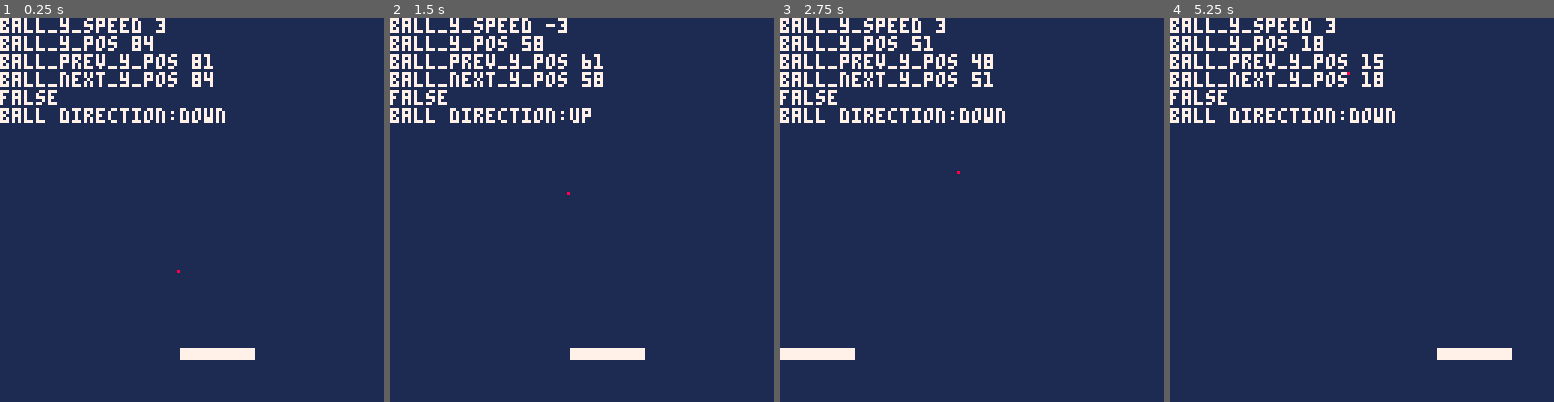
Above: before the commit, frames 1-4 (left to right).
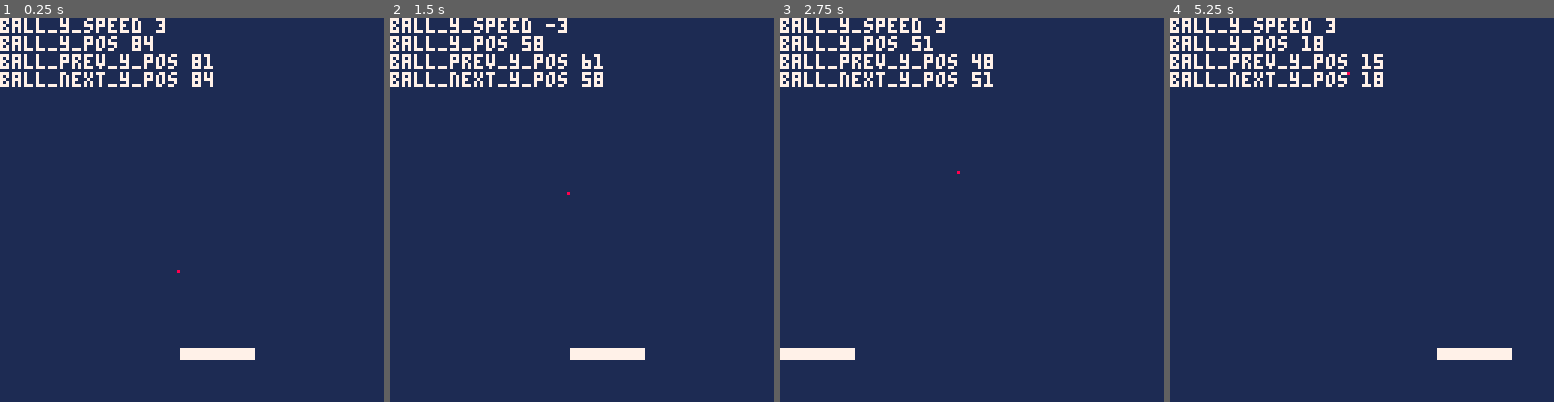
Above: after the commit, the same moments.

Repository: Mackeriah/Breakout-tutorial
Game: PICO-8 cartridge breakout/breakout.p8
Same seed, same stepped clock (60 frames per second), same inputs: the game is played once before the commit and once after it.
Inputs:
- Up to frame 1 (0.25 s): no input
- Up to frame 2 (1.5 s): no input
- Up to frame 3 (2.75 s): hold Left 1.97-2.37 s
- Up to frame 4 (5.25 s): hold Right 2.87-3.53 s; hold Right 4.13-4.53 s; hold Left from 5.13 s (still down)

The runs differ from the first frame. In frame 1, 1.3% of the frame differs, in the area x 0-59%, y 18-28%; in frame 2, 1.2%; in frame 3, 1.3%; in frame 4, 1.3%.

Commit message:
Update breakout.p8
added some comments to screen bounce, hoping to use this approach for the paddle too

Diff:
--- a/breakout/breakout.p8
+++ b/breakout/breakout.p8
@@ -29,7 +29,9 @@
 end
 
 function _update() -- runs every frame
+
 	-- determine next x and y positions for ball
+	-- can probably add to collision function but leave here for now
 	ball_next_x_pos = ball_x_pos + ball_x_speed
 	ball_next_y_pos = ball_y_pos + ball_y_speed
 
@@ -49,8 +51,8 @@
 	print('ball_y_speed '..ball_y_speed)
 	print('ball_y_pos '..ball_y_pos)
 	print('ball_prev_y_pos '..ball_prev_y_pos)
+	print('ball_next_y_pos '..ball_next_y_pos)
 	-- print('ball_next_x_pos '..ball_next_x_pos)
-	print('ball_next_y_pos '..ball_next_y_pos)
 	-- print('ball radius '..ball_radius)
 	-- print('ball_x + rad '..ball_x_pos+ball_radius)
 	-- print('pad x pos (top l) '..paddle_x_pos)
@@ -60,11 +62,11 @@
 	-- print('pad xpos '..paddle_x_pos)
 	-- print('pad xpos + pad height)'..paddle_x_pos+paddle_height)
 	-- print('pad xpos + pad width)'..paddle_x_pos+paddle_width)
-	print(sausages)
-	print('ball direction:'..ball_direction)
-	if (ball_y_pos > 127) then
-		sausages = true
-	end
+	-- print(sausages)
+	-- print('ball direction:'..ball_direction)
+	-- if (ball_y_pos > 127) or (ball_y_pos < 0)  then
+	-- 	sausages = true
+	-- end
 
 end
 
@@ -86,6 +88,11 @@
 function screen_bounce()
 
 	if ball_next_x_pos + ball_radius >= 127 or ball_next_x_pos - ball_radius <= 0 then
+		-- this code essentially checks that the desired next ball position won't
+		-- put it beyond the screen edges, in which case it sets to either
+		-- 0 for left edge
+		-- or 127 for right edge
+		-- or whatever the desired next ball position is (meaning it's not about to hit either edge)
 		ball_next_x_pos = mid(0,ball_next_x_pos,127)
 		ball_x_speed = -ball_x_speed
 		sfx(0)
@@ -174,7 +181,7 @@
 		sfx(1)
 	end
 
-	-- THIS PART APPEARWS TO BE WORKING CORRECTLY!
+	-- THIS PART APPEARS TO BE WORKING CORRECTLY!
 	-- did left side of ball hit right side of paddle?
 	-- if (ball_y_pos >= paddle_y_pos) and (ball_y_pos <= paddle_y_pos+paddle_height) and -- ball in line with paddle
 	--    ball_x_pos + ball_radius - 1 <= paddle_x_pos + paddle_width and -- when ball hits paddle right side
